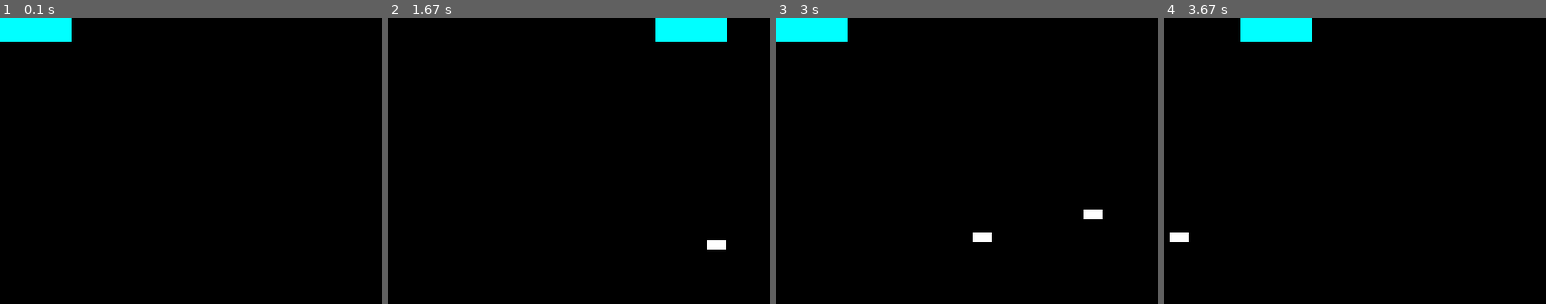
Above: before the commit, frames 1-4 (left to right).
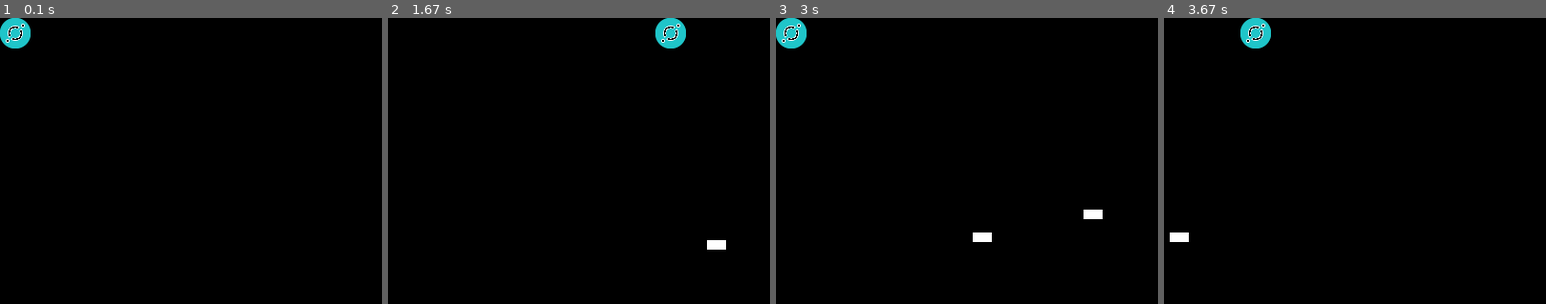
Above: after the commit, the same moments.

Repository: shuknuk/dodge-pygame
Game: pygame game, started from main_project.py
The game is run twice, just before and just after one commit, with the same random seed, the same clock (stepped at 60 frames per second) and the same inputs.
Inputs:
- Up to frame 1 (0.1 s): no input
- Up to frame 2 (1.67 s): hold Right 0.33-0.8 s; hold Up 0.83-1.13 s; hold Right 1.17-1.63 s
- Up to frame 3 (3 s): hold Left 1.67-2.2 s; hold Left 2.57-2.97 s
- Up to frame 4 (3.67 s): hold Right from 3.4 s (still down)
The pictures show only the part of the screen within x 0-50%, y 0-50%; the shares and areas given below are measured in that part.

The runs differ from the first frame. In frame 1, 1.7% of the frame differs, in the area x 0-19%, y 0-11%; in frame 2, 1.7%; in frame 3, 1.7%; in frame 4, 1.7%.

Commit message:
changes made

Diff:
--- a/main_project.py
+++ b/main_project.py
@@ -11,7 +11,7 @@
 # Updated to conform to flake8 and black standards
 
 from pygame.locals import (
-
+    RLEACCEL,
     K_w,
     K_a,
     K_s,
@@ -34,11 +34,13 @@
 # Define a player object by extending pygame.sprite.Sprite
 # The surface drawn on the screen is now an attribute of 'player'
 
+# Code of Player, (NOT the enemy)
 class Player(pygame.sprite.Sprite):
     def __init__(self):
         super(Player, self).__init__()
-        self.surf = pygame.Surface((75, 25))
-        self.surf.fill((0, 255, 255))
+        self.surf = pygame.image.load("player.png").convert()
+        #           Image of the player - how it will look like.
+        self.surf.set_colorkey((255, 255, 255), RLEACCEL)
         self.rect = self.surf.get_rect()
 
 # Using either arrow keys or wasd keys to move the "player"
@@ -151,6 +153,12 @@
     for entity in all_sprites:
         screen.blit(entity.surf, entity.rect)
 
+    # Detect if player comes in contact with enemy
+    if pygame.sprite.spritecollideany(player, enemies):
+        player.kill()
+        running = False
+        print("*You lose - better luck next time!*")
+
     # Draw the player on the screen
     screen.blit(player.surf, player.rect)
 
Binary file added: player.png
